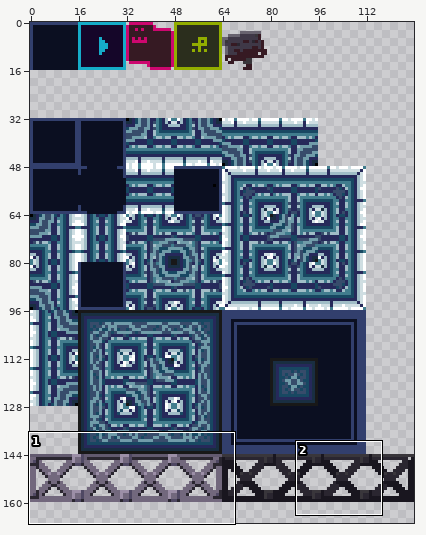
A sprite sheet gets an edit: src/resource/tileset/BackGroundTileset.png. Above: a wide view before the commit, with the close-up outlined.
Close-up. The starting point:
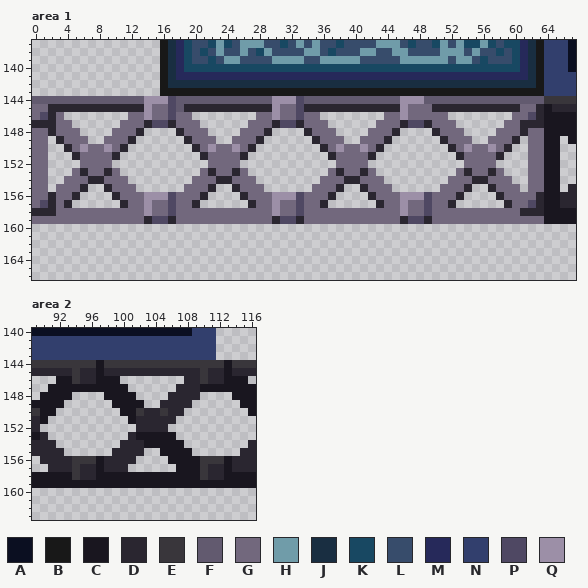
The file is 128x320 pixels. Colours within 5 levels of each other are drawn and written as one. Shown: area 1: x 0..67, y 137..166; area 2: x 89..116, y 140..163. The wide view leaves out empty margins.
Palette (. is transparent): A #0b0f21  B #181818  C #19161f  D #2a2630  E #39363b  F #625a6f  G #72687d  H #709ca9  J #192e41  K #184862  L #374c6b  M #26295a  N #323f6d  P #4f4863  Q #9c8fa7
Now the later version:
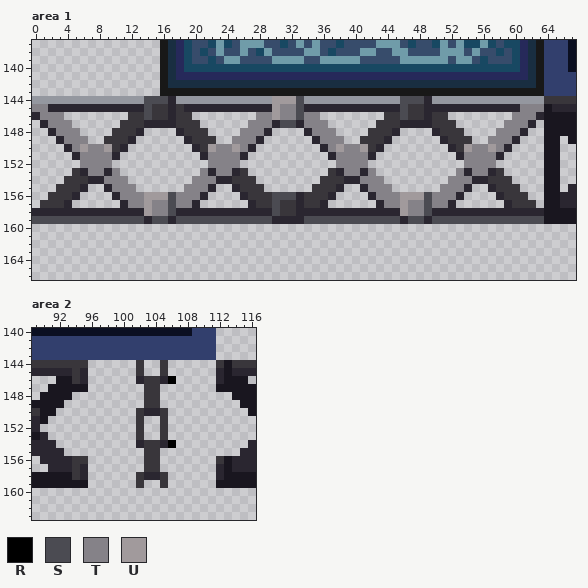
Colours new in this view: R #000000  S #4b4b52  T #858288  U #a19a9c
From old to new:
colour F: #625a6f -> #94979f
Changed rows in their new state; - is a pixel that keeps its letter.
Area 1:
first column x 0:
144 --------------SSSD------------UUUS------------SSSD--------------
145 TT------------SEEDE-----------UTTS------------SEED-----------TTT
146 DTTT--------EESEEDEE--------TTUTTSTT--------EESEEDEE--------TTT-
147 .-TTT------EEE-DD-EEE------TTT-SS-TTT------EEE-DD-EEE------TTT-.
148 ..-TTT----EEE------EEE----TTT------TTT----EEE------EEE----TTT-..
149 ..--TTT--EEE--------EEE--TTT--------TTT--EEE--------EEE--TTT--..
150 ..---TUTTUE----------EUTTUT----------TUTTUE----------EUTTUT---..
151 ..----TTTT------------TTTT------------TTTT------------TTTT----..
152 ..----TTTT------------TTTT------------TTTT------------TTTT----..
153 ..---E-TT-T----------T-TT-E----------E-TT-T----------T-TT-E---..
154 ..--EEE--TTT--------TTT--EEE--------EEE--TTT--------TTT--EEE--..
155 ..-EEE----TTT------TTT----EEE------EEE----TTT------TTT----EEE-..
156 ..EEE------TTTUUUSTTT------EEESSSDEEE------TTTUUUSTTT------EEE..
157 .EEE--------TTUTTSTT--------EESEEDEE--------TTUTTSTT--------EEE.
158 ---DDDDDDDDDDDUTTSDDDDDDDDDDDDSEEDDDDDDDDDDDDDUTTSDDDDDDDDDDD---
159 SSSSSSSSSSSSSS-SS-SSSSSSSSSSSS-DD-SSSSSSSSSSSS-SS-SSSSSSSSSSSSSS
Area 2:
first column x 96:
144 ......-..-......
145 ......E..E......
146 ....--DEEDR-....
147 .....--EE--.....
148 --....-EE-....--
149 ---....EE....---
150 ----..----..----
151 -----.E..E.-----
152 ------E..E------
153 -----.E..E.-----
154 ----..-EEDR.----
155 ---....EE....---
156 ......-EE-......
157 .....--EE--.....
158 ......EDDE......
159 ......E..E......
